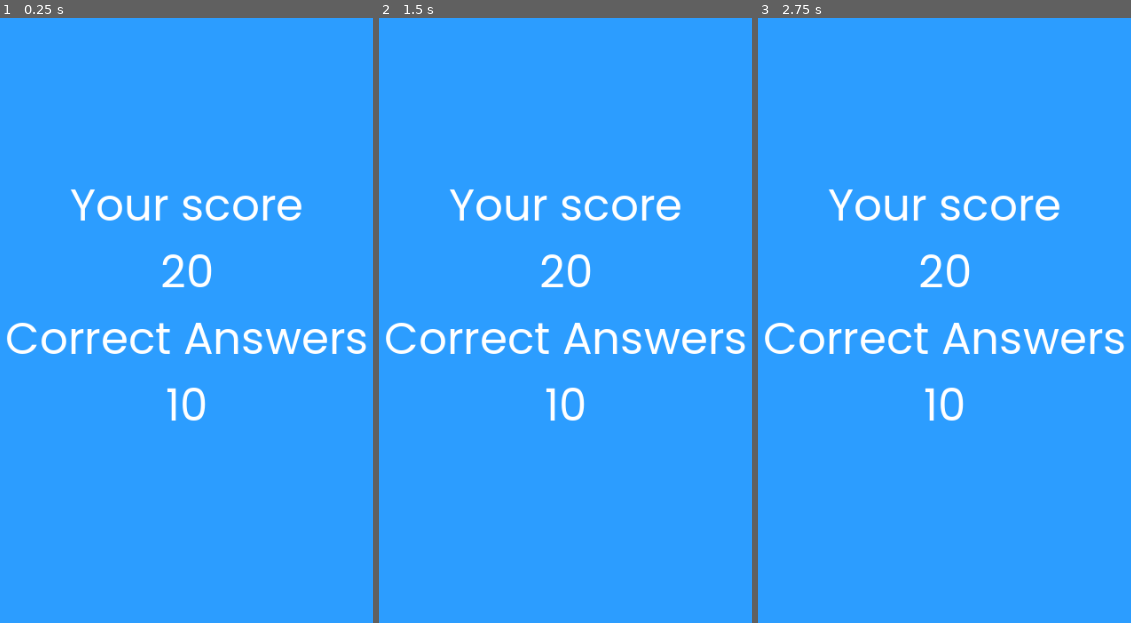
Above: before the commit, frames 1-3 (left to right).
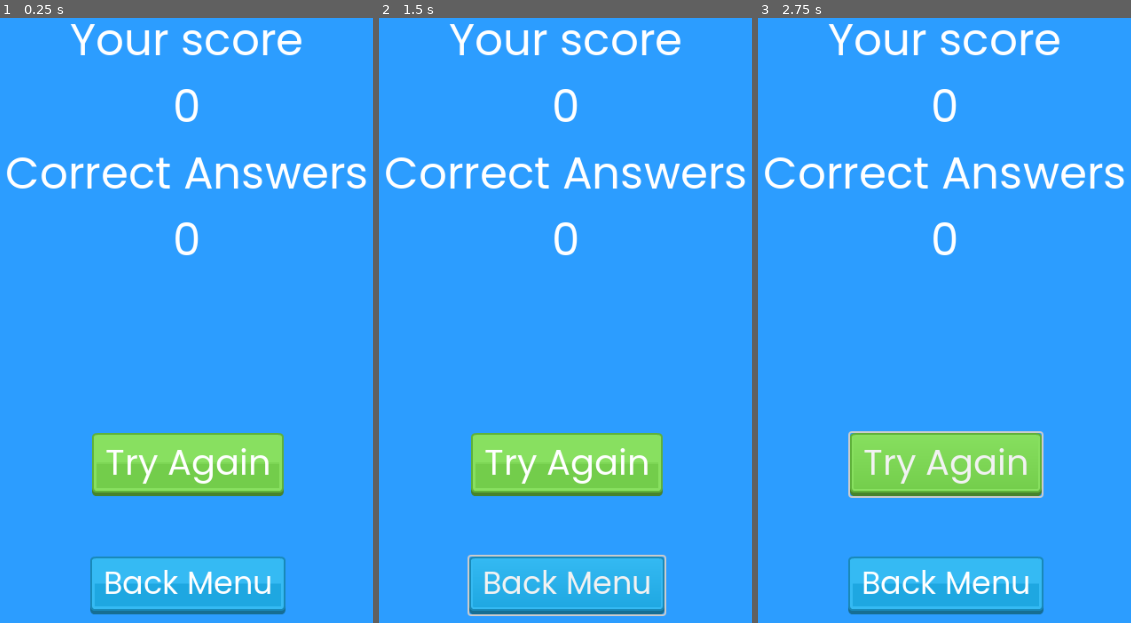
Above: after the commit, the same moments.

Repository: gus0117/godot-true-or-false-game
Game: Godot game, scene res://Scenes/score_result.tscn
Same seed, same stepped clock (60 frames per second), same inputs: the game is played once before the commit and once after it. This scene is started directly instead of the project's main scene.
Inputs (mouse positions are in pixels of both pictures, inside the frame that each line leads up to):
- Up to frame 1 (0.25 s): no input
- Up to frame 2 (1.5 s): click (565, 465) at 0.5 s, where only the run after the commit has a clickable "Try Again"; click (565, 586) at 1.25 s, where only the run after the commit has a clickable "Back Menu"
- Up to frame 3 (2.75 s): click (944, 465) at 2 s, where only the run after the commit has a clickable "Try Again"

The runs differ from the first frame. In frame 1, 17% of the frame differs, in the area x 1-99%, y 0-99%; in frame 2, 16%; in frame 3, 18%.

Commit message:
Add game stats to manage score of the game

Diff:
--- a/Scenes/score_result.tscn
+++ b/Scenes/score_result.tscn
@@ -1,6 +1,55 @@
-[gd_scene load_steps=2 format=3 uid="uid://b25h22nr3hp1"]
+[gd_scene load_steps=15 format=3 uid="uid://b25h22nr3hp1"]
 
 [ext_resource type="FontFile" uid="uid://dpb8m1xhm6f" path="res://Assets/Fonts/Poppins-Regular.ttf" id="1_52iyq"]
+[ext_resource type="Script" path="res://Scripts/score_screen.gd" id="1_e57k6"]
+[ext_resource type="Texture2D" uid="uid://bjlmdr5gjou6j" path="res://Assets/Buttons/True/green_button07.png" id="3_r55pg"]
+[ext_resource type="Texture2D" uid="uid://b30k45sc1exr2" path="res://Assets/Buttons/Menu Buttons/blue_button07.png" id="3_ub36h"]
+[ext_resource type="Texture2D" uid="uid://bfcbjmybuoxo7" path="res://Assets/Buttons/True/green_button11.png" id="4_lpp17"]
+[ext_resource type="Texture2D" uid="uid://hyffj3nk4oeg" path="res://Assets/Buttons/Menu Buttons/blue_button11.png" id="4_srbhg"]
+[ext_resource type="Texture2D" uid="uid://n7tn7643imta" path="res://Assets/Buttons/True/green_button08.png" id="5_uqtpc"]
+[ext_resource type="Texture2D" uid="uid://ccwlrwair2tp4" path="res://Assets/Buttons/Menu Buttons/blue_button08.png" id="8_ylal2"]
+
+[sub_resource type="StyleBoxTexture" id="StyleBoxTexture_ww12n"]
+texture = ExtResource("3_r55pg")
+texture_margin_left = 15.0
+texture_margin_top = 5.0
+texture_margin_right = 15.0
+texture_margin_bottom = 10.0
+
+[sub_resource type="StyleBoxTexture" id="StyleBoxTexture_2f8sg"]
+texture = ExtResource("4_lpp17")
+texture_margin_left = 15.0
+texture_margin_top = 5.0
+texture_margin_right = 15.0
+texture_margin_bottom = 10.0
+
+[sub_resource type="StyleBoxTexture" id="StyleBoxTexture_awm1h"]
+texture = ExtResource("5_uqtpc")
+texture_margin_left = 15.0
+texture_margin_top = 5.0
+texture_margin_right = 15.0
+texture_margin_bottom = 10.0
+
+[sub_resource type="StyleBoxTexture" id="StyleBoxTexture_7b6qa"]
+texture = ExtResource("3_ub36h")
+texture_margin_left = 15.0
+texture_margin_top = 5.0
+texture_margin_right = 15.0
+texture_margin_bottom = 10.0
+
+[sub_resource type="StyleBoxTexture" id="StyleBoxTexture_3t5dd"]
+texture = ExtResource("4_srbhg")
+texture_margin_left = 15.0
+texture_margin_top = 5.0
+texture_margin_right = 15.0
+texture_margin_bottom = 10.0
+
+[sub_resource type="StyleBoxTexture" id="StyleBoxTexture_k3607"]
+texture = ExtResource("8_ylal2")
+texture_margin_left = 15.0
+texture_margin_top = 5.0
+texture_margin_right = 15.0
+texture_margin_bottom = 10.0
 
 [node name="score_result" type="Control"]
 layout_mode = 3
@@ -9,6 +58,7 @@
 anchor_bottom = 1.0
 grow_horizontal = 2
 grow_vertical = 2
+script = ExtResource("1_e57k6")
 
 [node name="bg_color" type="ColorRect" parent="."]
 layout_mode = 1
@@ -21,12 +71,14 @@
 
 [node name="VBoxContainer" type="VBoxContainer" parent="."]
 layout_mode = 1
-anchors_preset = 14
-anchor_top = 0.5
-anchor_right = 1.0
-anchor_bottom = 0.5
+anchors_preset = 5
+anchor_left = 0.5
+anchor_right = 0.5
+offset_left = -205.0
+offset_top = 116.0
+offset_right = 205.0
+offset_bottom = 412.0
 grow_horizontal = 2
-grow_vertical = 2
 
 [node name="Title" type="Label" parent="VBoxContainer"]
 layout_mode = 2
@@ -40,7 +92,7 @@
 layout_mode = 2
 theme_override_fonts/font = ExtResource("1_52iyq")
 theme_override_font_sizes/font_size = 50
-text = "20"
+text = "0"
 horizontal_alignment = 1
 vertical_alignment = 1
 
@@ -56,6 +108,48 @@
 layout_mode = 2
 theme_override_fonts/font = ExtResource("1_52iyq")
 theme_override_font_sizes/font_size = 50
-text = "10"
+text = "0"
 horizontal_alignment = 1
 vertical_alignment = 1
+
+[node name="TryAgain" type="Button" parent="."]
+layout_mode = 1
+anchors_preset = 7
+anchor_left = 0.5
+anchor_top = 1.0
+anchor_right = 0.5
+anchor_bottom = 1.0
+offset_left = -73.0
+offset_top = -286.0
+offset_right = 74.0
+offset_bottom = -235.0
+grow_horizontal = 2
+grow_vertical = 0
+theme_override_colors/font_color = Color(1, 1, 1, 1)
+theme_override_fonts/font = ExtResource("1_52iyq")
+theme_override_font_sizes/font_size = 40
+theme_override_styles/normal = SubResource("StyleBoxTexture_ww12n")
+theme_override_styles/hover = SubResource("StyleBoxTexture_2f8sg")
+theme_override_styles/pressed = SubResource("StyleBoxTexture_awm1h")
+text = "Try Again"
+
+[node name="BackMenu" type="Button" parent="."]
+layout_mode = 1
+anchors_preset = 7
+anchor_left = 0.5
+anchor_top = 1.0
+anchor_right = 0.5
+anchor_bottom = 1.0
+offset_left = -73.0
+offset_top = -153.0
+offset_right = 74.0
+offset_bottom = -102.0
+grow_horizontal = 2
+grow_vertical = 0
+theme_override_colors/font_color = Color(1, 1, 1, 1)
+theme_override_fonts/font = ExtResource("1_52iyq")
+theme_override_font_sizes/font_size = 35
+theme_override_styles/normal = SubResource("StyleBoxTexture_7b6qa")
+theme_override_styles/hover = SubResource("StyleBoxTexture_3t5dd")
+theme_override_styles/pressed = SubResource("StyleBoxTexture_k3607")
+text = "Back Menu"
--- /dev/null
+++ b/Scripts/Managers/game_stats.gd
@@ -0,0 +1,6 @@
+extends Node
+
+var score: int = 0
+var amount_questions: int = 0
+var correct_answers: int = 0
+var questionList : Array[Question] = []
--- /dev/null
+++ b/Scripts/score_screen.gd
@@ -0,0 +1,13 @@
+extends Control
+
+class_name ScoreResult
+
+@onready var score = $VBoxContainer/Score
+@onready var correct_score = $VBoxContainer/CorrectScore
+
+func _ready():
+	show_score(GameStats.score, GameStats.correct_answers)
+
+func show_score(s: int, cs: int) -> void:
+	score.text = str(s)
+	correct_score.text = str(cs)
--- a/project.godot
+++ b/project.godot
@@ -19,6 +19,7 @@
 [autoload]
 
 QLManager="*res://Scripts/Managers/QuestionLoader.gd"
+GameStats="*res://Scripts/Managers/game_stats.gd"
 
 [display]
 
Binary file added: Assets/Buttons/Menu Buttons/blue_button07.png
Not shown, added: Assets/Buttons/Menu Buttons/blue_button07.png.import
Binary file added: Assets/Buttons/Menu Buttons/blue_button08.png
Not shown, added: Assets/Buttons/Menu Buttons/blue_button08.png.import
Binary file added: Assets/Buttons/Menu Buttons/blue_button09.png
Not shown, added: Assets/Buttons/Menu Buttons/blue_button09.png.import
Binary file added: Assets/Buttons/Menu Buttons/blue_button10.png
Not shown, added: Assets/Buttons/Menu Buttons/blue_button10.png.import
Binary file added: Assets/Buttons/Menu Buttons/blue_button11.png
Not shown, added: Assets/Buttons/Menu Buttons/blue_button11.png.import
Binary file added: Assets/Buttons/Menu Buttons/blue_button12.png
Not shown, added: Assets/Buttons/Menu Buttons/blue_button12.png.import
